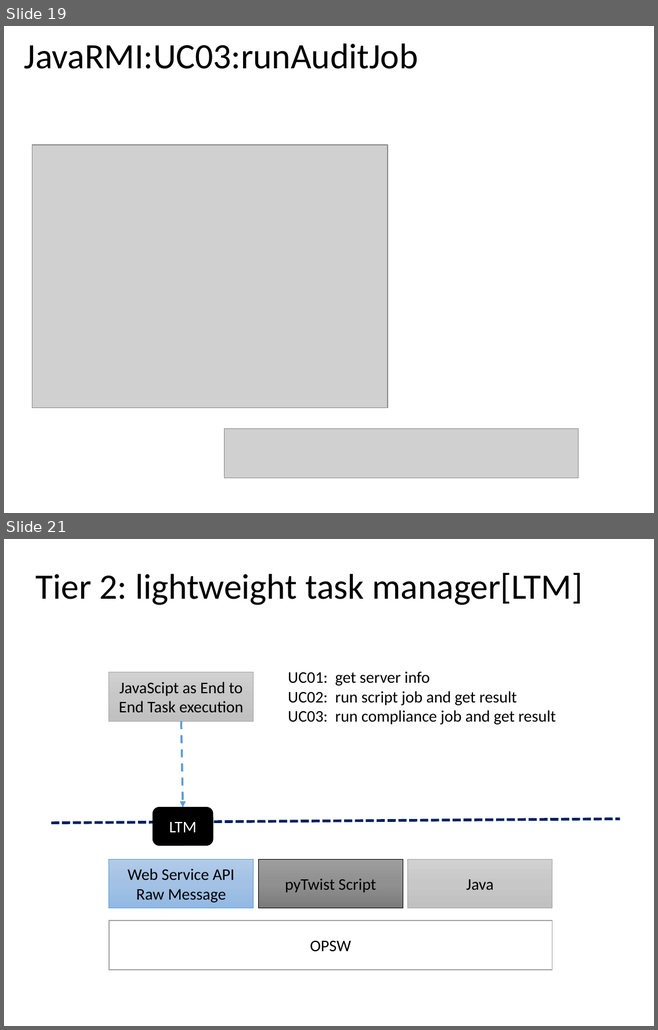
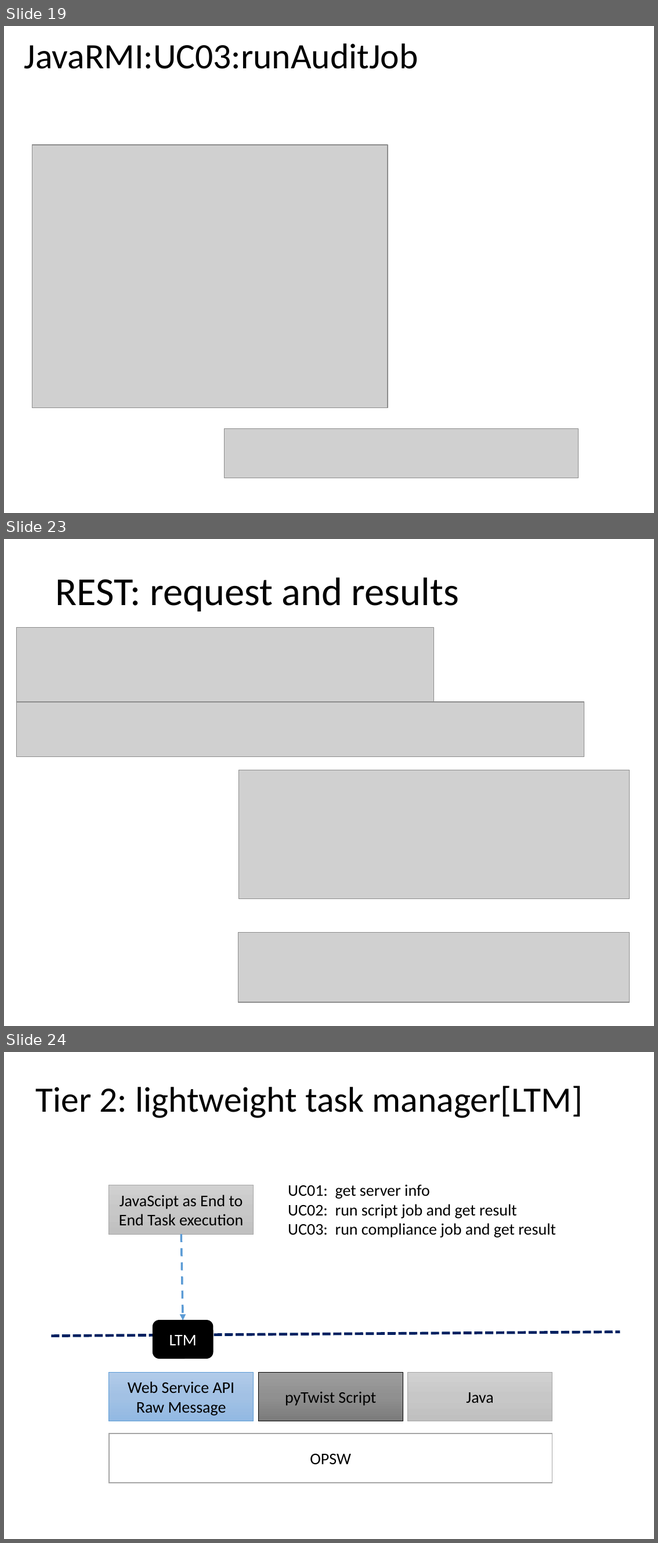
Before and after one commit to mt5225/opswpoc, a slide deck: doc/Poc Plan.pptx. Shown one above the other, each under a label of ours: slides 19 and 21 before the commit, slides 19, 23 and 24 after it; the slides between them are not shown. The pictures are 658x1030 and 658x1543 pixels, drawn with LibreOffice and Linux fonts; fonts in the diff are those of the drawing; grey boxes stand for pictures. Boxes give left, top, right and bottom in pixels: in the first picture for what was removed or moved away, otherwise in the second. Text is boxed around its words. In the diff, an @@ line names an element or a change of style, - is before the commit and + after.

```diff
--- a/doc/Poc Plan.pptx
+++ b/doc/Poc Plan.pptx
@@ slide 23 added at bbox=[4, 539, 654, 1026], background #FFFFFF @@
@@ title added at bbox=[55, 577, 459, 611], 44 pt, text #000000 @@
+REST: request and results
@@ picture added at bbox=[17, 627, 434, 702] @@
@@ picture added at bbox=[17, 702, 584, 756] @@
@@ picture added at bbox=[238, 770, 629, 899] @@
@@ picture added at bbox=[238, 933, 629, 1003] @@
@@ what was slide 21 is now slide 24 @@
```
Also in this commit, not shown: 1 slide changed, 2 other slides added, 2 other files.
